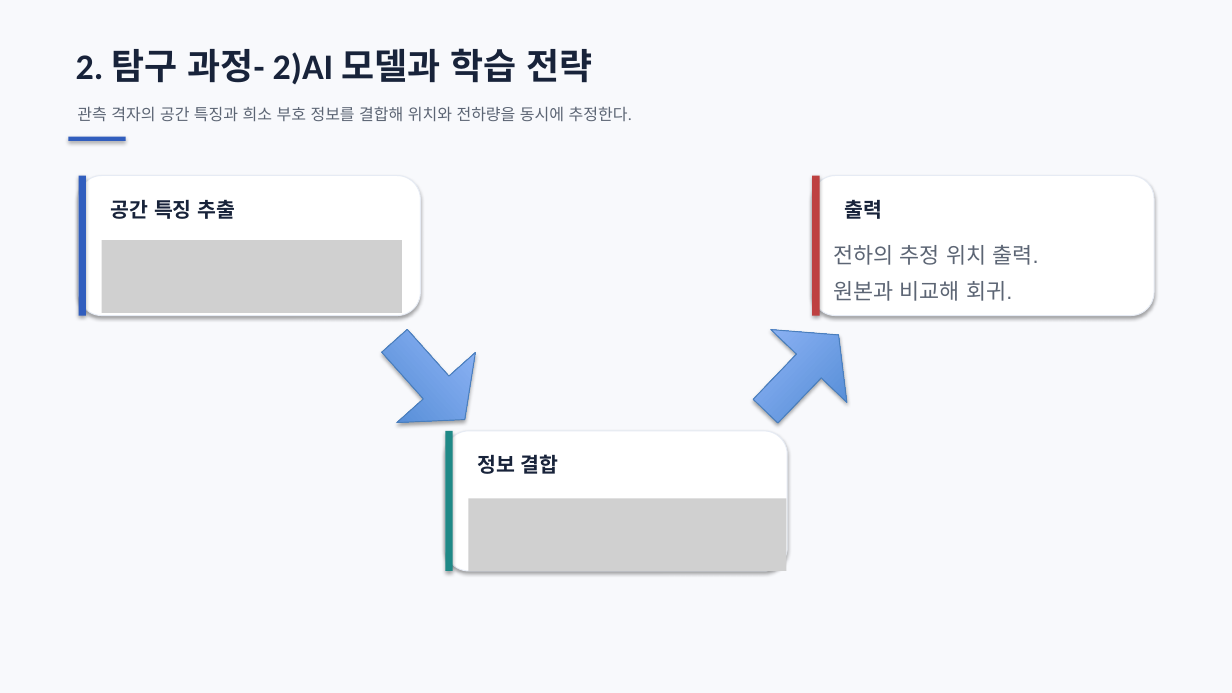
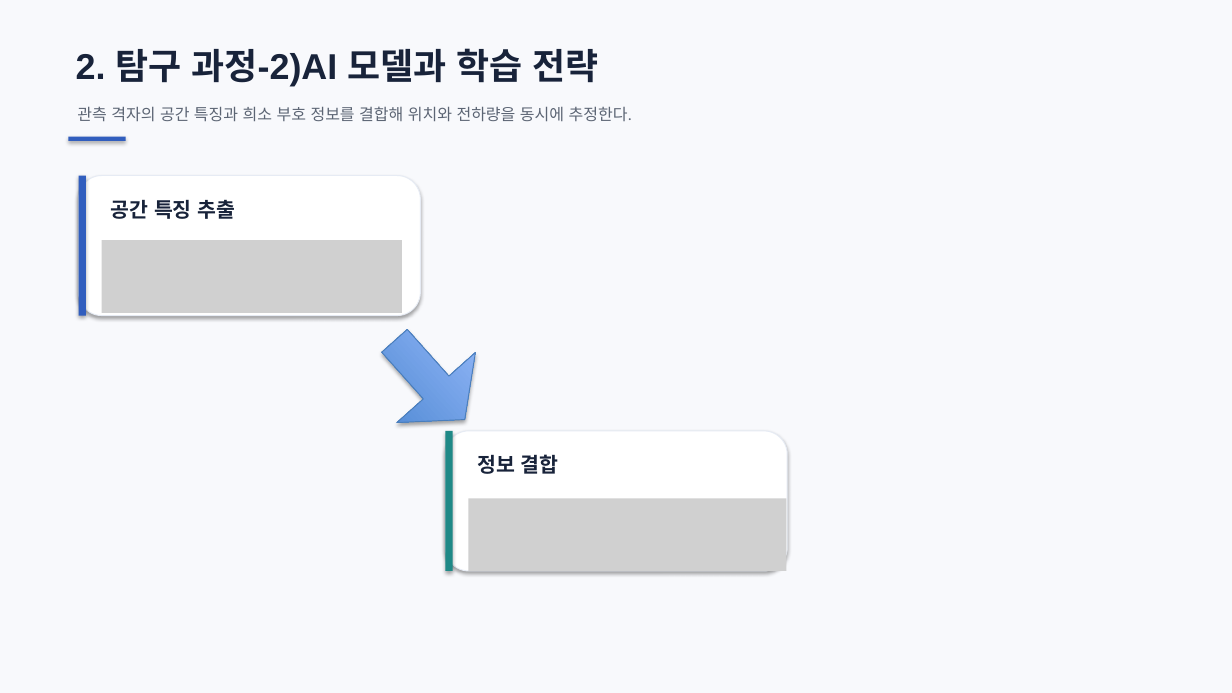
Before and after one commit to ohyunu525/KK-AI, a slide deck: slide 34 of Documents/보고서 파일.pptx (slide 26 before the commit). Drawn at 1232x693 pixels with LibreOffice and Linux fonts; fonts in the diff are those of the drawing; grey boxes stand for pictures. Boxes give left, top, right and bottom in pixels: in the first picture for what was removed or moved away, otherwise in the second. Text is boxed around its words. In the diff, an @@ line names an element or a change of style, - is before the commit and + after.

```diff
--- a/Documents/보고서 파일.pptx
+++ b/Documents/보고서 파일.pptx
@@ text at box(76, 48, 598, 87): text changed; font Calibri to Arial @@
-2. 탐구 과정- 2)AI 모델과 학습 전략
+2. 탐구 과정-2)AI 모델과 학습 전략
@@ rounded rectangle removed at box(812, 176, 1154, 316) @@
@@ rectangle removed at box(812, 176, 820, 316) @@
@@ text removed at box(844, 199, 882, 219) @@
-출력
@@ text removed at box(833, 245, 1038, 301) @@
-전하의 추정 위치 출력.
-원본과 비교해 회귀.
@@ right arrow removed at box(728, 299, 877, 448) @@
```
Also in this commit, not shown: 4 other slides changed, 11 slides added, 2 slides removed, 3 other files.
